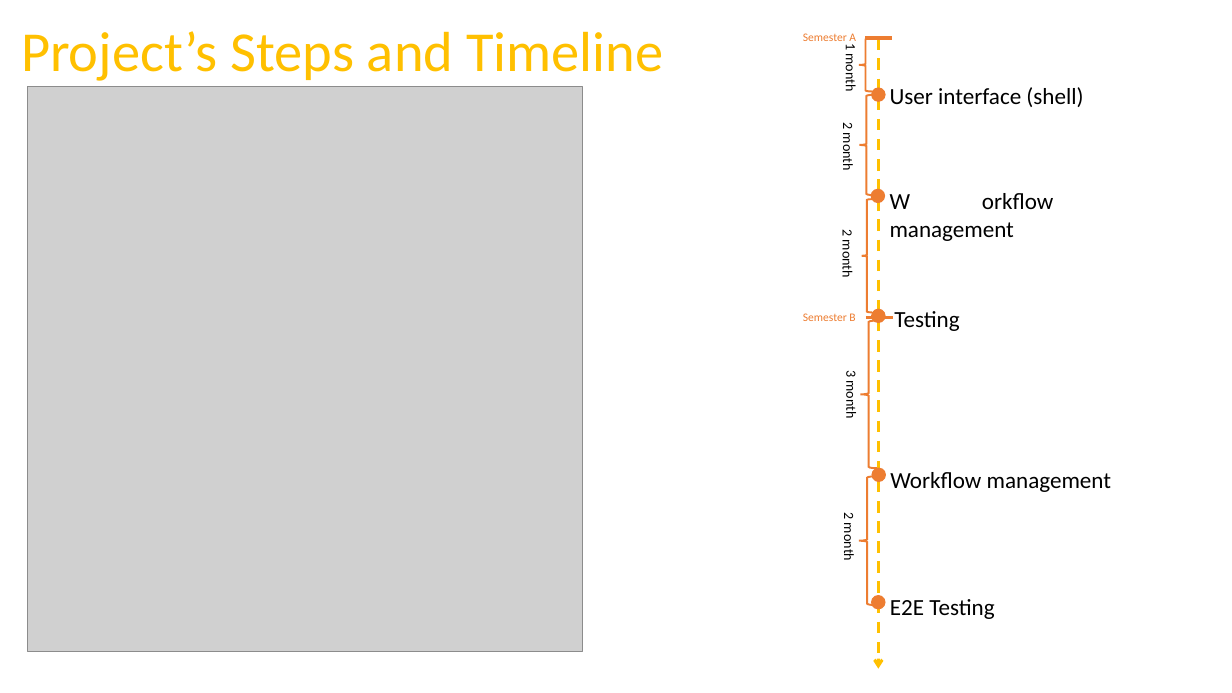
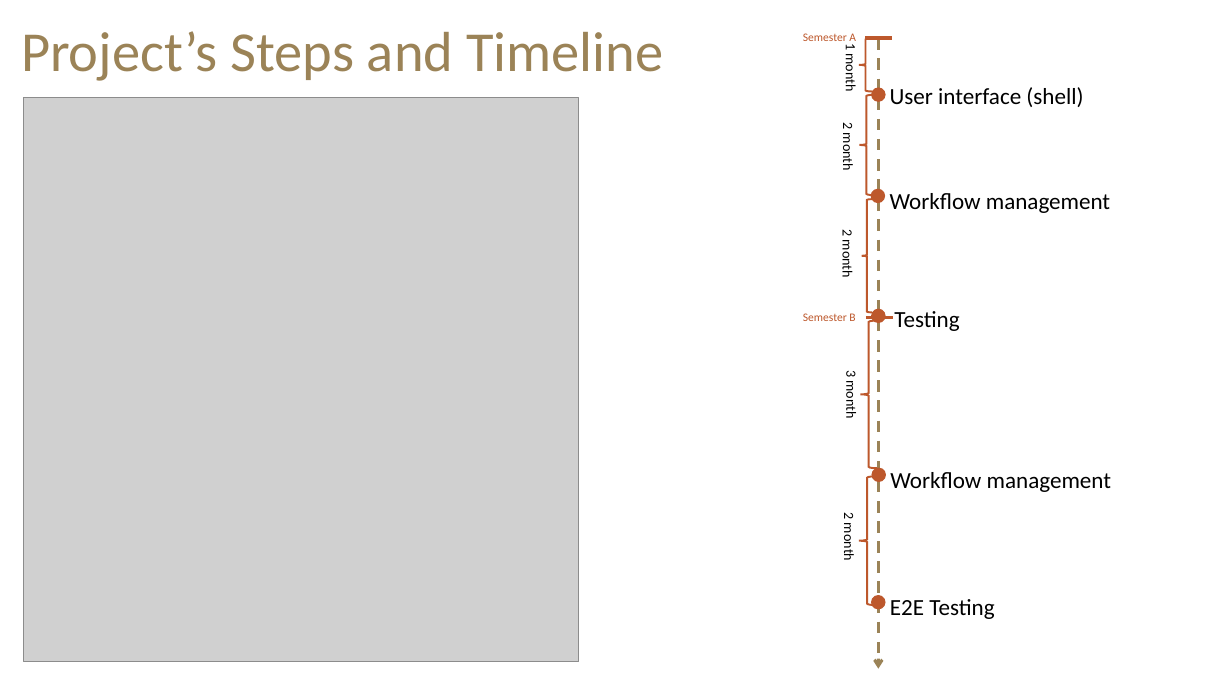
Before and after one commit to RoiTief/Exam-Management-System, a slide deck: slide 7 of docs/Proof of concept presentation.pptx (slide 4 before the commit). Drawn at 1232x693 pixels with LibreOffice and Linux fonts; fonts in the diff are those of the drawing; grey boxes stand for pictures. Boxes give left, top, right and bottom in pixels: in the first picture for what was removed or moved away, otherwise in the second. Text is boxed around its words. In the diff, an @@ line names an element or a change of style, - is before the commit and + after.

```diff
--- a/docs/Proof of concept presentation.pptx
+++ b/docs/Proof of concept presentation.pptx
@@ title "Project’s Steps and Timeline" at bbox=[21, 31, 663, 81]: text colour #FFC000 to #9B8357 @@
@@ text "Semester A" at bbox=[803, 33, 856, 45]: text colour #ED7D31 to #BD582C @@
@@ outline #ED7D31 1.5 pt to #BD582C 1.5 pt in 5 elements at bbox=[860, 95, 873, 196], bbox=[862, 200, 872, 313], bbox=[860, 321, 877, 469], bbox=[860, 477, 876, 605], bbox=[860, 39, 872, 92] @@
@@ line (865, 39) - (893, 39): stroke #ED7D31 3 pt to #BD582C 3 pt @@
@@ arrow (879, 39) - (879, 669): stroke #FFC000 2.25 pt dashed to #9B8357 2.25 pt dashed @@
@@ picture: place and size @@
-picture at bbox=[28, 87, 583, 652]
+picture at bbox=[23, 98, 579, 663]
@@ text at bbox=[890, 193, 1110, 213]: spaces changed @@
-W orkflow management
+Workflow management
@@ text "Semester B" at bbox=[803, 313, 855, 321]: text colour #ED7D31 to #BD582C @@
@@ line (866, 318) - (894, 318): stroke #ED7D31 3 pt to #BD582C 3 pt @@
@@ fill #ED7D31 to #BD582C; outline #ED7D31 1 pt to #BD582C 1 pt in 5 elements at bbox=[872, 88, 884, 101], bbox=[872, 189, 884, 202], bbox=[872, 310, 884, 323], bbox=[872, 469, 885, 482], bbox=[872, 596, 884, 609] @@
```
Also in this commit, not shown: 10 other slides changed, 7 slides added.
